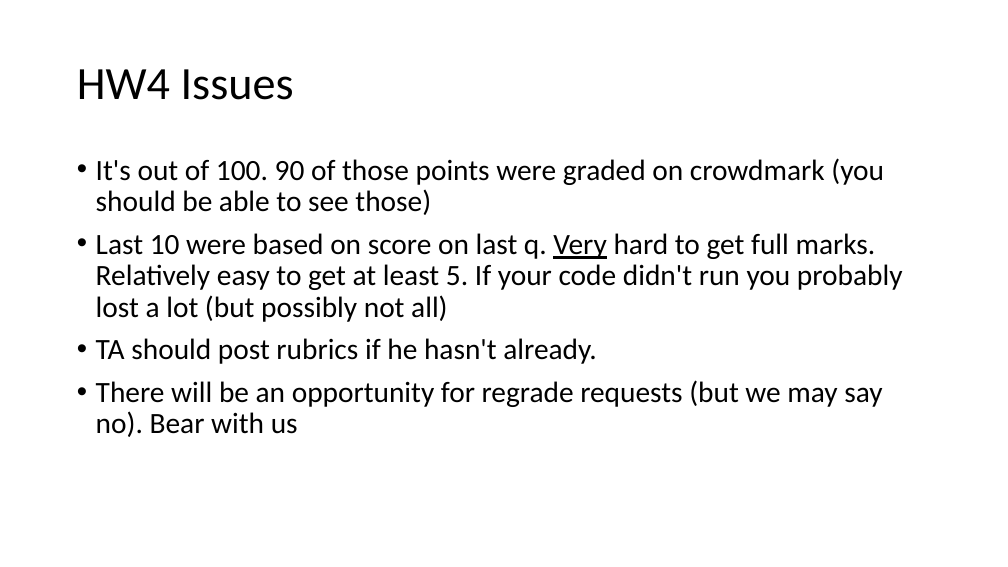
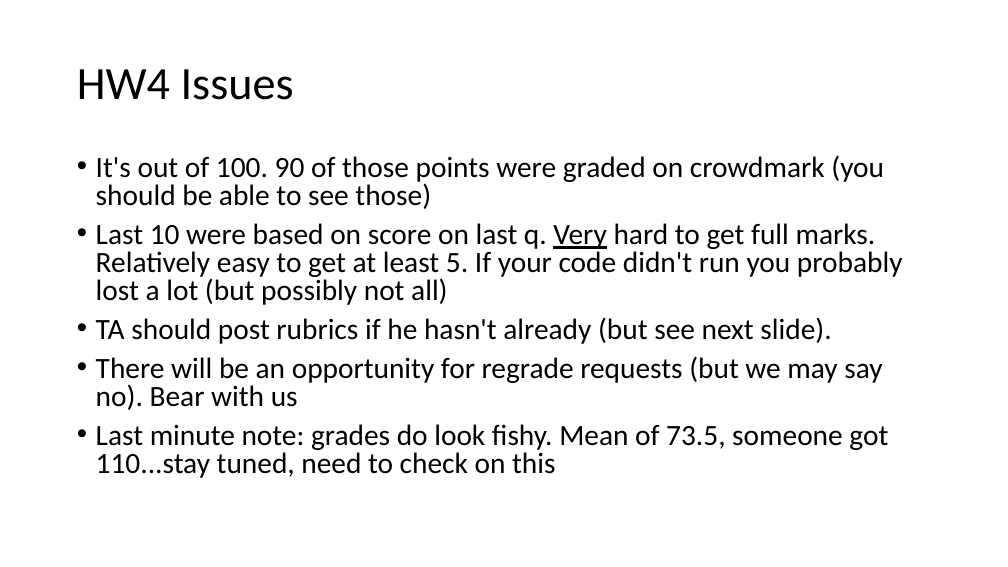
Before and after one commit to isi-nlp/csci_544_fa_18_slides, a slide deck: slide 8 of nmtnote_1114.pptx. Drawn at 1008x567 pixels with LibreOffice and Linux fonts; fonts in the diff are those of the drawing. Boxes give left, top, right and bottom in pixels: in the first picture for what was removed or moved away, otherwise in the second. Text is boxed around its words. In the diff, an @@ line names an element or a change of style, - is before the commit and + after.

```diff
--- a/nmtnote_1114.pptx
+++ b/nmtnote_1114.pptx
@@ text at box(96, 155, 903, 410): line spacing 0.9 to 0.8 @@
@@ text at box(96, 317, 831, 344): text changed @@
-• TA should post rubrics if he hasn't already.
+• TA should post rubrics if he hasn't already (but see next slide).
@@ text at box(96, 424, 888, 478): paragraph added @@
+• Last minute note: grades do look fishy. Mean of 73.5, someone got 110...stay tuned, need to check on this
```
Also in this commit, not shown: 1 slide added.
